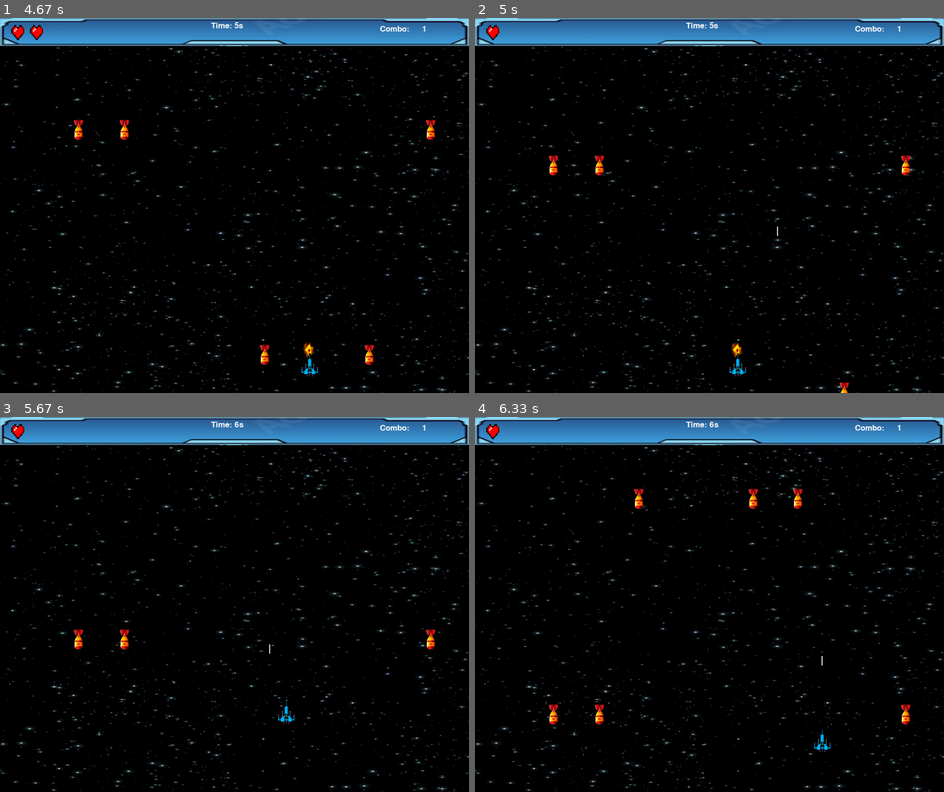
Above: before the commit, frames 1-4 (two rows, left to right).
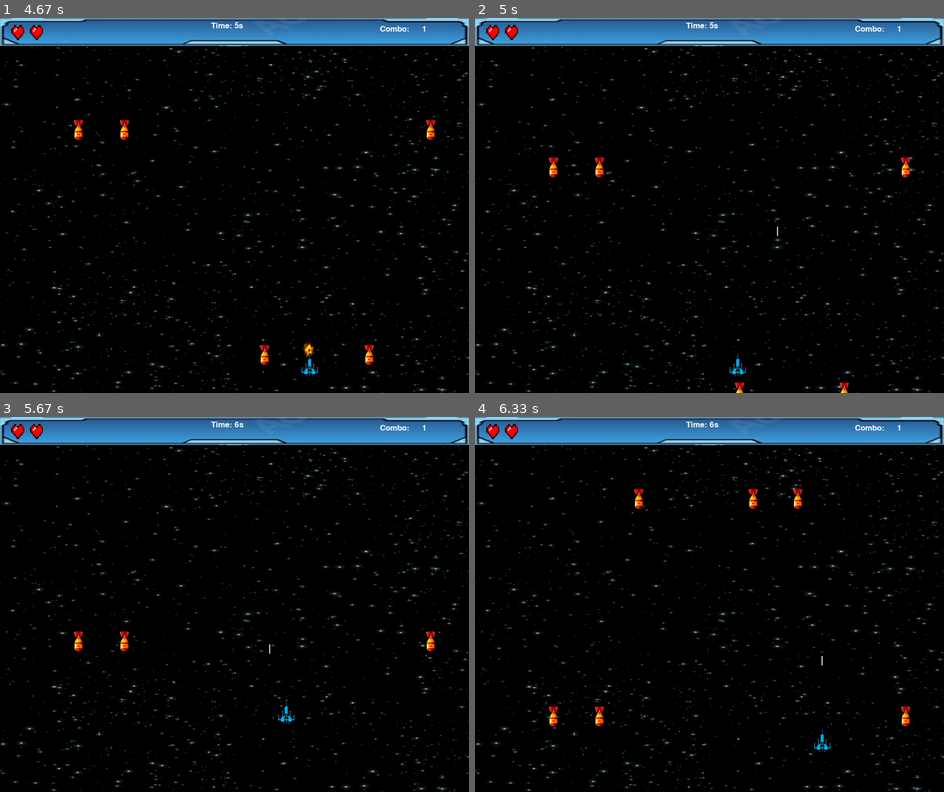
Above: after the commit, the same moments.

Repository: dimitar-st-atanasov/pygame_space_survivor
Game: pygame game, started from main.py
Same seed, same stepped clock (60 frames per second), same inputs: the game is played once before the commit and once after it.
Inputs:
- Up to frame 1 (4.67 s): hold Up 0.33-0.8 s; hold Right 0.83-1.47 s; tap Space at 0.9, 1.2, 1.57, 1.97, 2.27, 2.47, 2.77, 2.97, 3.3, 3.6, 3.8, 4.1, 4.37 s; hold Down 1.5-1.87 s; hold Left 1.9-2.37 s; hold Right 2.4-2.87 s; hold Up 2.9-3.2 s; hold Right 3.23-3.7 s; hold Left 3.73-4.27 s; hold Down 4.3-4.6 s; hold Left from 4.63 s (still down)
- Up to frame 2 (5 s): keep holding Left; tap Space at 4.7 s
- Up to frame 3 (5.67 s): tap Space at 5, 5.13, 5.53 s; release Left at 5.03 s; hold Up 5.07-5.43 s; hold Right from 5.47 s (still down)
- Up to frame 4 (6.33 s): tap Space at 5.83, 6.2 s; release Right at 6.1 s; hold Down from 6.13 s (still down)

Frame 1 is identical in both runs. In frame 2, 0.4% of the frame differs, in the area x 6-93%, y 1-100%; in frame 3, 0.3%; in frame 4, 0.3%.

Commit message:
FIX - make spaceship in ghost mode when crashed with a missile

Diff:
--- a/main.py
+++ b/main.py
@@ -218,6 +218,7 @@
     total_extra_points = 0
 
     last_shot_time = 0
+    last_crash_time = 0
 
     current_hit_time = 0
     hit = False
@@ -339,19 +340,22 @@
             elif missile.x + missile.width > WIDTH:
                 missile.x = WIDTH - missile.width
             elif missile.y + missile.height >= player.y and missile.colliderect(player):
-                if shield_enabled:
-                    shield_enabled = False
-                    DEACTIVATE_SHIELD_CHANNEL.play(deactivate_shield_sound)
-                else:
-                    GETTING_HIT_CHANNEL.play(getting_hit_sound)
-                    life_hearts -= 1
-                    helper = False
-                    hit = True
-                    current_hit_time = time.time()
-                missiles.remove(missile)
-                combo_missile_destroyed = 1
-                count_destroyed_missiles(last_minute, extra_points)
-                break
+                current_crash_time = time.time()
+                if current_crash_time - last_crash_time >= 1.5:
+                    if shield_enabled:
+                        shield_enabled = False
+                        DEACTIVATE_SHIELD_CHANNEL.play(deactivate_shield_sound)
+                    else:
+                        GETTING_HIT_CHANNEL.play(getting_hit_sound)
+                        life_hearts -= 1
+                        helper = False
+                        hit = True
+                        current_hit_time = time.time()
+                    missiles.remove(missile)
+                    combo_missile_destroyed = 1
+                    count_destroyed_missiles(last_minute, extra_points)
+                    last_crash_time = current_crash_time
+                    break
 
         if hit:
             if time.time() - current_hit_time >= 0.5:  # remove hit image after half a second after a hit
